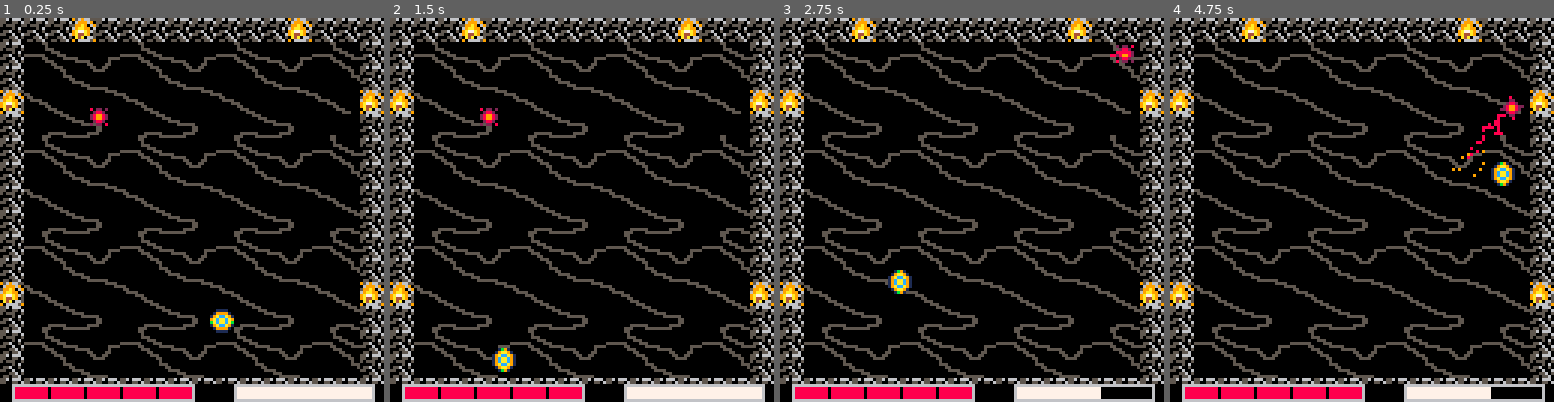
Above: before the commit, frames 1-4 (left to right).
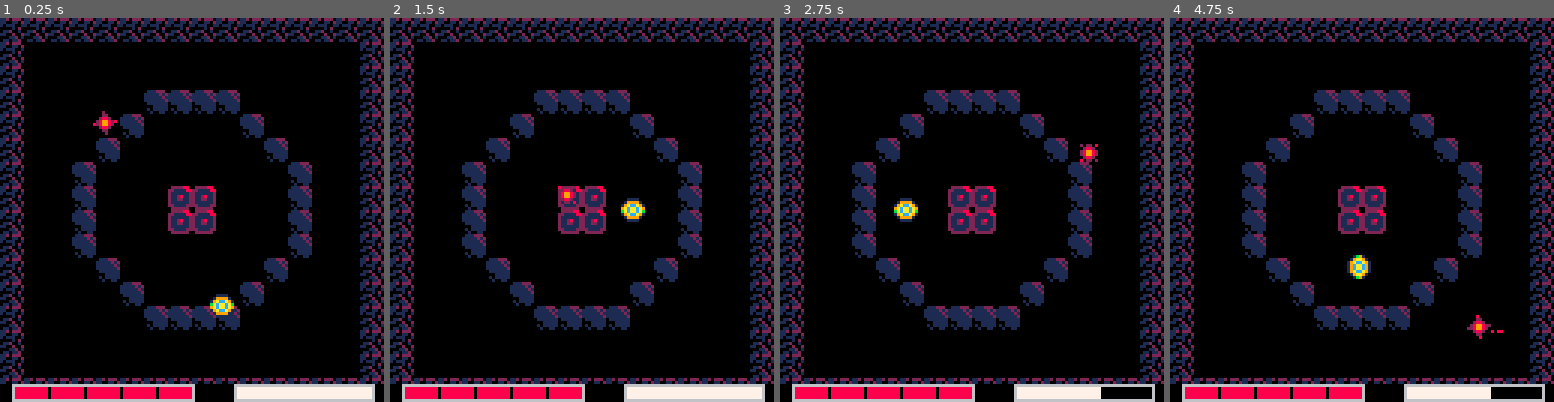
Above: after the commit, the same moments.

Repository: Nakeeb0/NAHL
Game: PICO-8 cartridge nahl.p8
Two runs of this game, one before a commit and one after it. Both use one fixed random seed, a clock stepped at 60 frames per second and the inputs below.
Inputs:
- Up to frame 1 (0.25 s): no input
- Up to frame 2 (1.5 s): tap X (X key) at 0.33, 1.07 s; tap O (Z key) at 0.7 s
- Up to frame 3 (2.75 s): hold Right 1.6-2.1 s; tap O (Z key) at 1.7, 2.1, 2.5 s; tap X (X key) at 1.85 s; hold Up 2.15-2.42 s; hold Right from 2.47 s (still down)
- Up to frame 4 (4.75 s): tap O (Z key) every 0.4 s from 2.9 to 4.5 s; tap X (X key) at 2.97, 4.08 s; release Right at 3.03 s; hold Left 3.08-3.58 s; hold Down 3.63-3.97 s; hold Right 4.02-4.68 s; hold Up from 4.73 s (still down)

The runs differ from the first frame. In frame 1, 31% of the frame differs, in the area x 0-100%, y 0-96%; in frame 2, 31%; in frame 3, 31%; in frame 4, 31%.

Commit message:
experimenting with new and changed powerups, changed black hole logic to not pull when in the center, and made pull lighter

Diff:
--- a/actor.lua
+++ b/actor.lua
@@ -220,7 +220,7 @@
 			else
 				score += 1
 			end
-			if score > 0 and flr(score / 5) > player.power_ups then
+			if score > 0 and flr(score / 2) > player.power_ups then
 				start_level_up()
 			end
 			del(actor, act)
--- a/ai.lua
+++ b/ai.lua
@@ -15,13 +15,13 @@
 	setmetatable(a, straight_ai)
 	a.type = "straight-laced"
 	a.frames = 4
-	a.max_velocity = 0.8 + rnd(0.6)
+	a.max_velocity = 0.8 + rnd(0.4) + min(difficulty * 0.1, 0.4)
 	a.accel = 0.01
 	a.friction = 1
 	a.bounce = 1
 	a.weight = 2
 	a.hp_max = 3
-	a.hp = 3
+	a.hp = 3 + difficulty
 	return a
 end
 
@@ -100,13 +100,14 @@
 	a.max_velocity = 100
 	a.accel = 3.5
 	a.friction = 0.94
+	a.force = 1.5
 	a.bounce = 1
 	a.weight = 2
 	a.hp_max = 3
-	a.hp = 3
+	a.hp = 3 + difficulty
 	a.index = 67
 	a.state = "neutral"
-	a.dash_time = 110 + flr(rnd(100))
+	a.dash_time = 110 + flr(rnd(100)) - min(difficulty * 10, 30)
 	a:dash_in(a.dash_time)
 	return a
 end
--- a/arenas.lua
+++ b/arenas.lua
@@ -1,6 +1,9 @@
 function blackhole_update()
 	for act in all(actor) do
-		act.vel += (vec2d.new(64 + arenax - act.pos.x, 64 + arenay - act.pos.y):normalize() * 0.03) -- black hole effect
+        if not(flr(act.pos.x /8) <= 24 and flr(act.pos.x/8) >= 23
+        and flr(act.pos.y/8) >= 7 and flr(act.pos.y/8) <= 8) then
+		    act.vel += (vec2d.new(64 + arenax - act.pos.x, 64 + arenay - act.pos.y):normalize() * 0.035) -- black hole effect
+        end
 	end
     if timer % 600 == 0 then
 		rnd(arenas[curr_arena].possible_enemy_spawn)(roll_xy())
--- a/nahl.lua
+++ b/nahl.lua
@@ -1,7 +1,8 @@
 function _init()
 	_dr = normal_draw
 	_upd = arena_update
-	curr_arena = arena_names[flr(rnd(#arena_names) + 1)]
+	difficulty = 0
+	curr_arena = rnd(arena_names)
 	arenax = arenas[curr_arena].x * 8
 	arenay = arenas[curr_arena].y * 8
 	score = 0
@@ -20,7 +21,6 @@
 		special2 = -500,
 	}
 	last_nothing = -600
-	asdf = 5
 
 	enemies = {}
 	actor = {}
@@ -36,15 +36,11 @@
 	player.hp_max = 5
 	player.force_threshold = 0.35
 	player.damage = 1
-	player.hard_mode = 0
 	player.type = "player"
 	level_up_options = {}
 	selected_option = 1
 	player.force_threshold = 0.5
 	load_arena(curr_arena)
-	-- local a = straight_boss.new(100, 100)
-	-- a:create_minions(400)
-	-- local b = follower_boss.new(60,60)
 end
 
 function _update60()
--- a/powerups.lua
+++ b/powerups.lua
@@ -12,9 +12,9 @@
     },
     {
         name = "sharpen",
-        desc = "Damage +1",
+        desc = "Damage +0.4",
         apply = function(p)
-            p.damage += 1
+            p.damage += 0.4
         end,
         is_eligible = function(p)
             return true
@@ -29,7 +29,8 @@
             p.accel = min(p.accel*1.1,0.45)
         end,
         is_eligible = function(p)
-            return p.accel < 0.45
+            return false
+            -- return p.accel < 0.45
         end
     },
     {
@@ -47,7 +48,7 @@
         name = "harder",
         desc = "surprise!!",
         apply = function(p)
-            p.hard_mode = p.hard_mode+1
+            difficulty += 1
         end,
         is_eligible = function(p)
             return true
@@ -61,7 +62,19 @@
             p.weight = p.weight+1
         end,
         is_eligible = function(p)
-            return true
+            return false
+        end
+    }
+    ,
+    {
+        name = "bounce",
+        desc = "energy conserving",
+        apply = function(p)
+            p.bounce += 0.3
+        end,
+        is_eligible = function(p)
+            if p.bounce > 0.9 then return false
+            else return true end
         end
     }
 }
--- a/stages.lua
+++ b/stages.lua
@@ -1,9 +1,9 @@
 function game_over()
 	_dr = function()
 		normal_draw()
-	    print("score: " .. score, 64, 64, 6)
+	    print("score: " .. score, arenax + 50, arenay + 50, 6)
 	end
-	local time = 50
+	local time = 70
 	add_update_coroutine(function()
 		while time > 0 do
 			time -= 1
